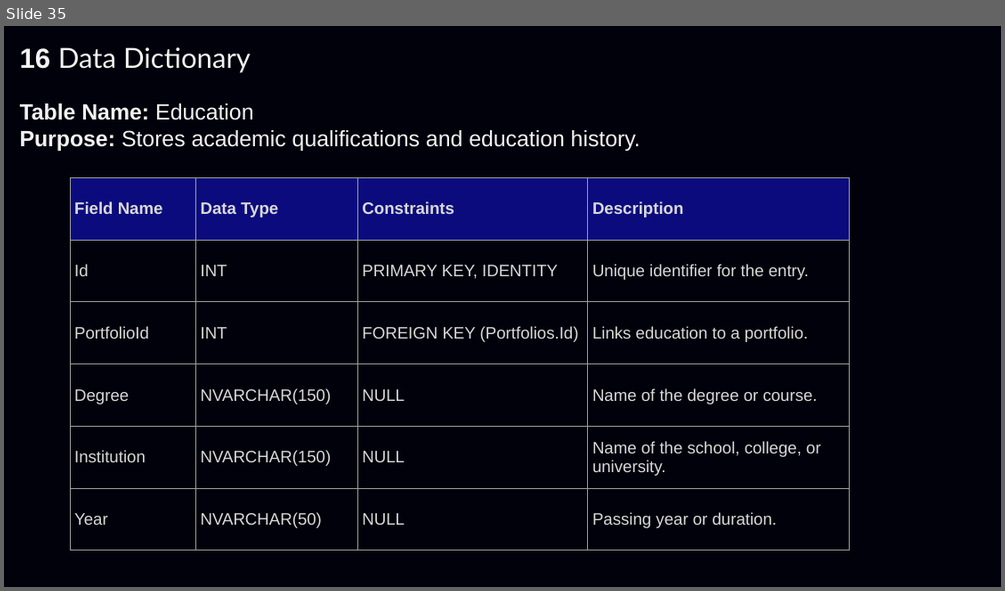
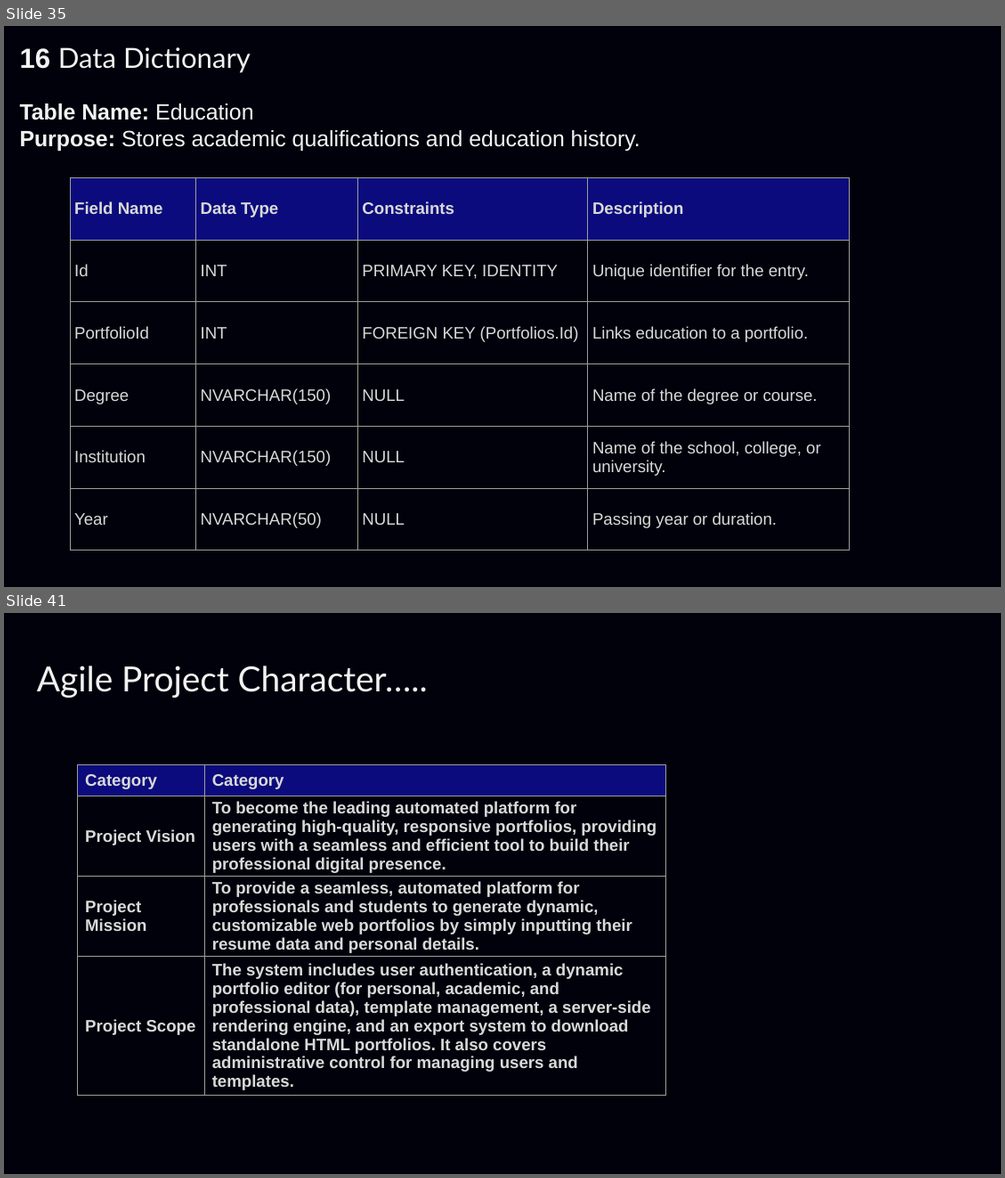
Before and after one commit to Purvarajsinh39/Portify-Automated-Portfolio-Generator, a slide deck: Documentation/Portify.pptx. Shown one above the other, each under a label of ours: slide 35 before the commit, slides 35 and 41 after it; the slides between them are not shown. The pictures are 1005x591 and 1005x1178 pixels, drawn with LibreOffice and Linux fonts; fonts in the diff are those of the drawing; background and template pictures are left out. Boxes give left, top, right and bottom in pixels: in the first picture for what was removed or moved away, otherwise in the second. Text is boxed around its words. In the diff, an @@ line names an element or a change of style, - is before the commit and + after.

```diff
--- a/Documentation/Portify.pptx
+++ b/Documentation/Portify.pptx
@@ slide 41 added at (4, 613, 1001, 1174), background picture (left out) @@
@@ text added at (37, 666, 428, 698), 25 pt, text #F2F2F2 @@
+Agile Project Character…..
@@ table added at (78, 764, 666, 1095), 4 rows, 2 columns @@
+Category | Category
+Project Vision | To become the leading automated platform for generating high-quality, responsive portfolios, providing users with a seamless and efficient tool to build their professional digital presence.
+Project Mission | To provide a seamless, automated platform for professionals and students to generate dynamic, customizable web portfolios by simply inputting their resume data and personal details.
+Project Scope | The system includes user authentication, a dynamic portfolio editor (for personal, academic, and professional data), template management, a server-side rendering engine, and an export system to download standalone HTML portfolios. It also covers administrative control for managing users and templates.
```
Also in this commit, not shown: 18 other slides added, 7 other files.
